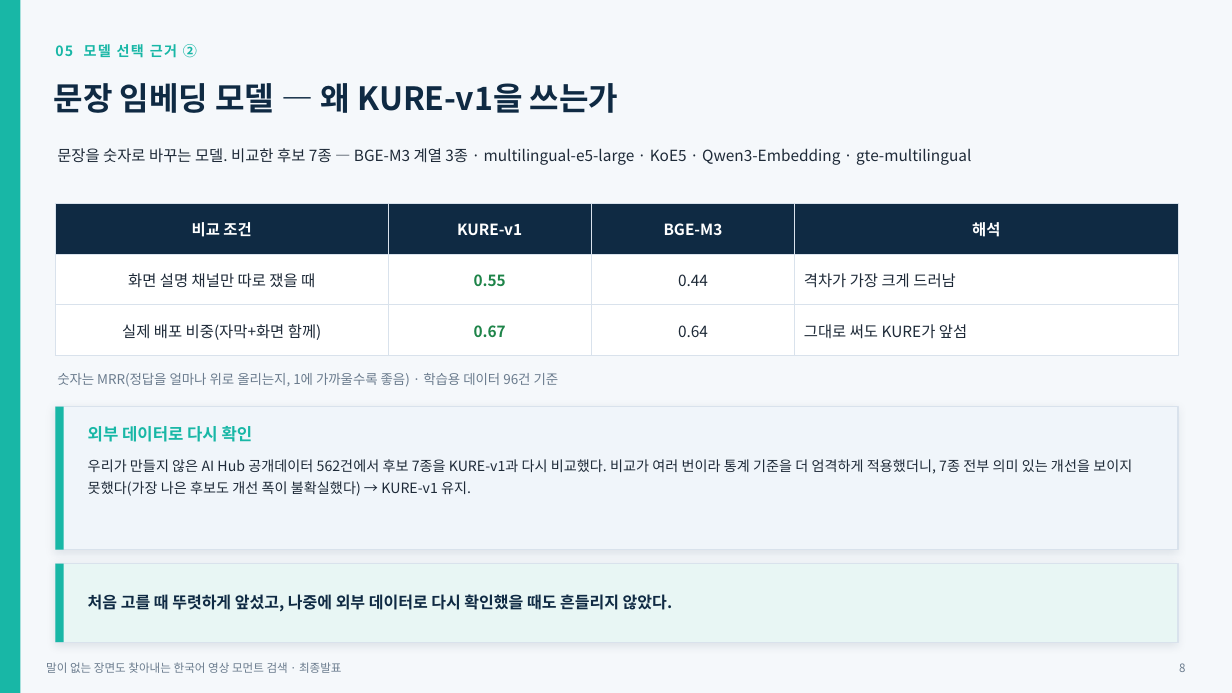
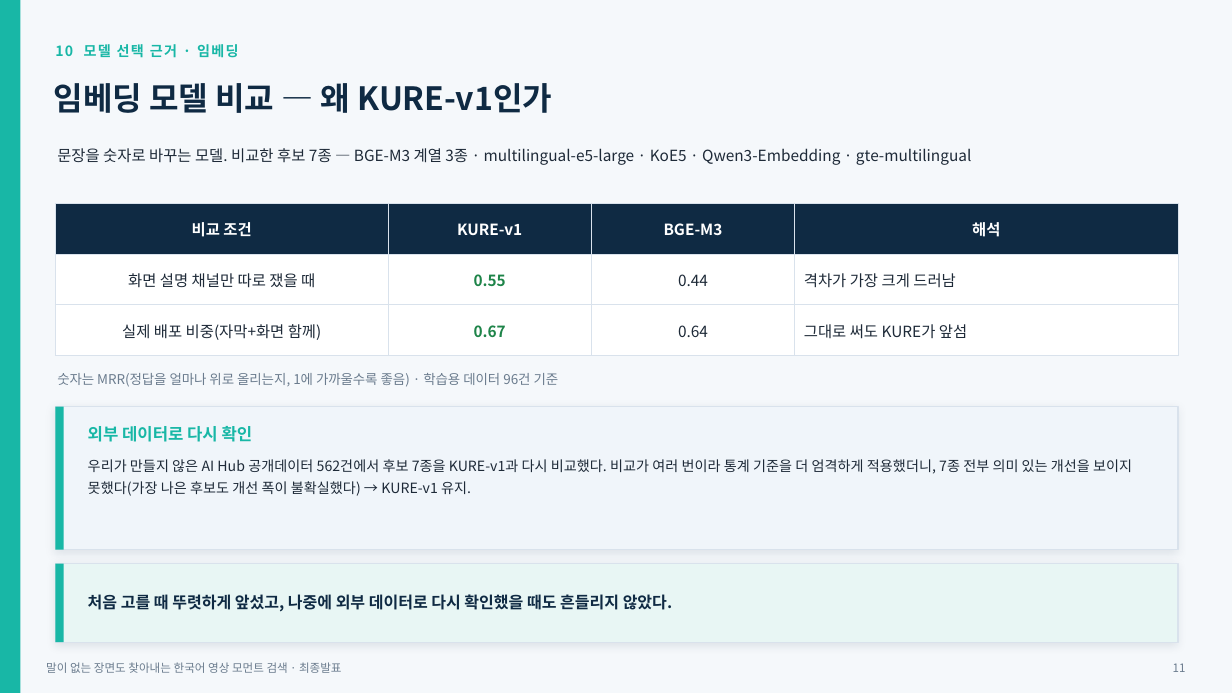
Before and after one commit to jds6511-hash/jds-prj, a slide deck: slide 11 of docs/final_presentation.pptx (slide 8 before the commit). Drawn at 1232x693 pixels with LibreOffice and Linux fonts; fonts in the diff are those of the drawing. Boxes give left, top, right and bottom in pixels: in the first picture for what was removed or moved away, otherwise in the second. Text is boxed around its words. In the diff, an @@ line names an element or a change of style, - is before the commit and + after.

```diff
--- a/docs/final_presentation.pptx
+++ b/docs/final_presentation.pptx
@@ text at (55,44,239,58): text changed @@
-05 모델 선택 근거 ②
+10 모델 선택 근거 · 임베딩
@@ text at (54,83,553,113): text changed @@
-문장 임베딩 모델 — 왜 KURE-v1을 쓰는가
+임베딩 모델 비교 — 왜 KURE-v1인가
@@ text at (1173,663,1186,672): text changed @@
-8
+11
```
Also in this commit, not shown: 9 other slides changed, 7 slides added, 5 slides removed, 47 other files.
